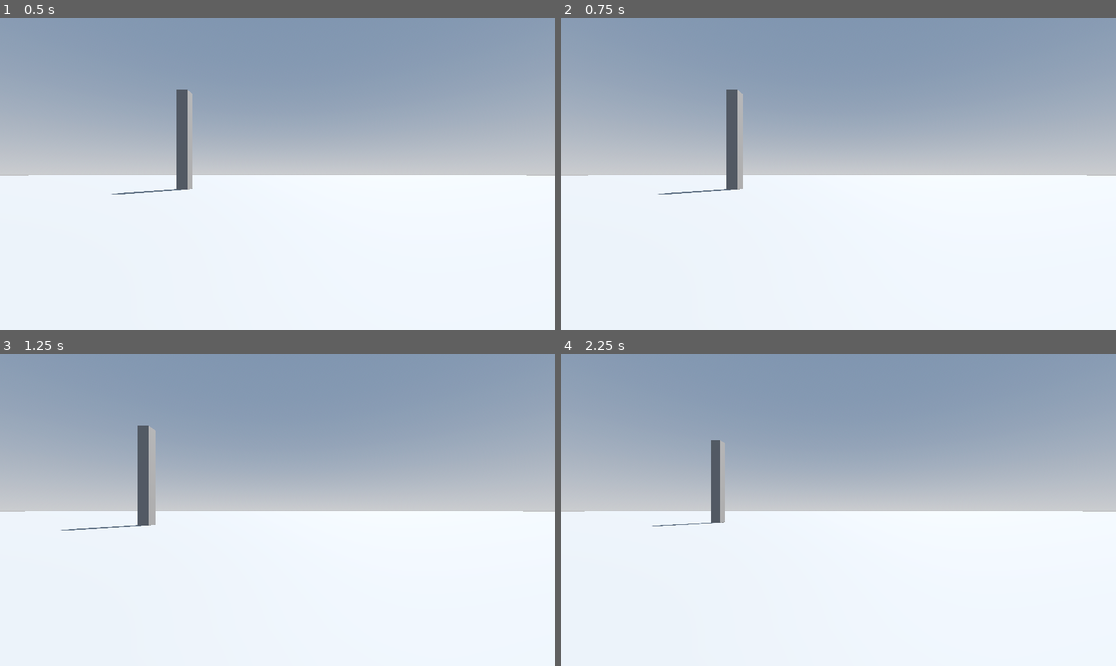
Above: before the commit, frames 1-4 (two rows, left to right).
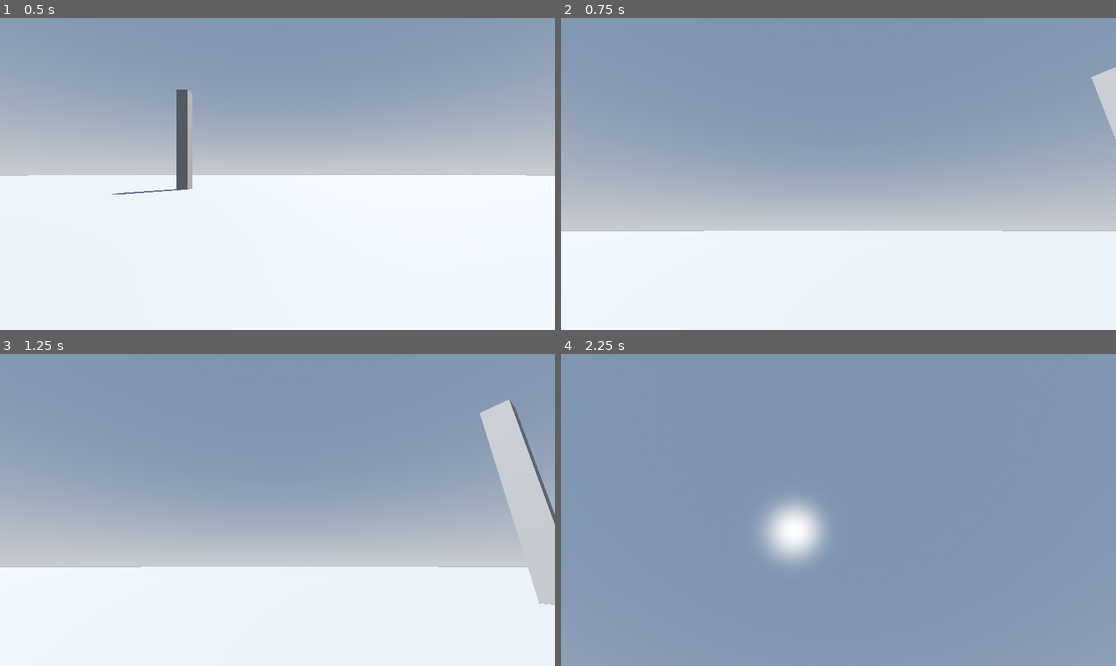
Above: after the commit, the same moments.

Repository: Rubix334/Extrica
Game: Godot game, scene res://level.tscn
Two runs of this game, one before a commit and one after it. Both use one fixed random seed, a clock stepped at 60 frames per second and the inputs below.
Inputs (mouse positions are in pixels of both pictures, inside the frame that each line leads up to):
- Up to frame 1 (0.5 s): no input
- Up to frame 2 (0.75 s): move the mouse to (960, 158) at 0.52 s; hold D (right) from 0.53 s (still down)
- Up to frame 3 (1.25 s): keep holding D (right)
- Up to frame 4 (2.25 s): move the mouse to (727, 525) at 1.27 s; release D (right) at 1.28 s; hold S (back) 1.28-2.03 s; move the mouse to (894, 441) at 2.02 s; hold D (right) from 2.03 s (still down)

Frame 1 is identical in both runs. In frame 2, 34% of the frame differs, in the area x 0-100%, y 15-69%; in frame 3, 35%; in frame 4, 73%, in the area x 0-100%, y 19-100%.

Commit message:
camera movement and debug cam added

Diff:
--- /dev/null
+++ b/Extrica/level.gd
@@ -0,0 +1,19 @@
+extends Node3D
+
+@onready var cam: Camera3D = $Camera3D
+
+@onready var player: CharacterBody3D = $Player
+
+# Called when the node enters the scene tree for the first time.
+func _ready() -> void:
+	pass # Replace with function body.
+
+
+# Called every frame. 'delta' is the elapsed time since the previous frame.
+func _process(delta: float) -> void:
+	_debug_camera()
+	pass
+
+func _debug_camera():
+	if Input.is_action_just_pressed("cam_DEBUG") and !cam.is_current():
+		cam.set_current(true)
--- a/Extrica/level.tscn
+++ b/Extrica/level.tscn
@@ -1,6 +1,7 @@
 [gd_scene format=3 uid="uid://bffs0yqr2jdrx"]
 
 [ext_resource type="PackedScene" uid="uid://ckudr8chj1kgo" path="res://player.tscn" id="1_u52ul"]
+[ext_resource type="Script" uid="uid://iee2u0lw37i4" path="res://level.gd" id="1_vonw3"]
 
 [sub_resource type="ProceduralSkyMaterial" id="ProceduralSkyMaterial_u52ul"]
 sky_horizon_color = Color(0.66224277, 0.6717428, 0.6867428, 1)
@@ -16,6 +17,7 @@
 glow_enabled = true
 
 [node name="Node3D" type="Node3D" unique_id=828185774]
+script = ExtResource("1_vonw3")
 
 [node name="WorldEnvironment" type="WorldEnvironment" parent="." unique_id=614403915]
 environment = SubResource("Environment_oi3di")
@@ -28,7 +30,7 @@
 use_collision = true
 size = Vector3(500, 1, 500)
 
-[node name="Node3D" parent="." unique_id=277564241 instance=ExtResource("1_u52ul")]
+[node name="Player" parent="." unique_id=277564241 instance=ExtResource("1_u52ul")]
 transform = Transform3D(1, 0, 0, 0, 1, 0, 0, 0, 1, 0, 2.1329927, 0)
 
 [node name="CSGBox3D3" type="CSGBox3D" parent="." unique_id=1299295948]
@@ -38,3 +40,6 @@
 [node name="CSGBox3D2" type="CSGBox3D" parent="." unique_id=1350853865]
 transform = Transform3D(1, 0, 0, 0, 1, 0, 0, 0, 1, 0, 4.547564, 16.53938)
 size = Vector3(1, 9.261658, 1)
+
+[node name="Camera3D" type="Camera3D" parent="." unique_id=565244860]
+transform = Transform3D(0.1716014, 0.30142975, -0.9379195, 0.0028882562, 0.95188355, 0.306446, 0.9851621, -0.05529552, 0.16247396, -19.38591, 11.244355, 0)
--- a/Extrica/player.gd
+++ b/Extrica/player.gd
@@ -4,9 +4,11 @@
 const SPEED = 5.0
 const JUMP_VELOCITY = 4.5
 @onready var camera: Camera3D = $Camera3D
-@onready var ray_cast_3d: RayCast3D = $RayCast3D
+@onready var ray: RayCast3D = $RayCast3D
 
-
+var look_dir : Vector2
+var camera_sens = 50
+var cap_mouse = false
 func _physics_process(delta: float) -> void:
 	# Add the gravity.
 	if not is_on_floor():
@@ -23,6 +25,23 @@
 		velocity.x = move_toward(velocity.x, 0, SPEED)
 		velocity.z = move_toward(velocity.z, 0, SPEED)
 
+	if Input.is_action_just_pressed("pause"):
+		cap_mouse = !cap_mouse
 
+		if cap_mouse:
+			Input.set_mouse_mode(Input.MOUSE_MODE_CAPTURED)
+		else:
+			Input.set_mouse_mode(Input.MOUSE_MODE_VISIBLE)
+	_rotate_camera(delta)
+	move_and_slide()
 
-	move_and_slide()
+func _input(event: InputEvent) -> void:
+	if event is InputEventMouseMotion:
+		look_dir = event.relative * 0.01
+
+func _rotate_camera(delta:float, sens_mod:float = 1.0):
+	#var input = Input.get_vector("look_left","look_right","look_down","look_up")
+	#look_dir += input
+	rotation.y -= look_dir.x * camera_sens * delta
+	camera.rotation.x = clamp(camera.rotation.x - look_dir.y * camera_sens * sens_mod * delta, -1.5, 1.5)
+	look_dir = Vector2.ZERO
--- a/Extrica/player.tscn
+++ b/Extrica/player.tscn
@@ -18,5 +18,5 @@
 [node name="Camera3D" type="Camera3D" parent="." unique_id=2043607812]
 transform = Transform3D(1, 0, 0, 0, 1, 0, 0, 0, 1, 0, 0.39342272, -0.19228959)
 
-[node name="RayCast3D" type="RayCast3D" parent="." unique_id=759197667]
-transform = Transform3D(3.2485108, 0, 0, 0, -4.6373884e-07, -2.9446046, 0, 10.609108, -1.2871276e-07, 0, 0.405226, -0.3780707)
+[node name="RayCast3D" type="RayCast3D" parent="Camera3D" unique_id=759197667]
+transform = Transform3D(3.2485108, 0, 0, 0, -4.6373884e-07, -2.9446046, 0, 10.609108, -1.2871276e-07, 0, 0.011803269, -0.18578112)
--- a/Extrica/project.godot
+++ b/Extrica/project.godot
@@ -1,3 +1,11 @@
+; Engine configuration file.
+; It's best edited using the editor UI and not directly,
+; since the parameters that go here are not all obvious.
+;
+; Format:
+;   [section] ; section goes between []
+;   param=value ; assign values to parameters
+
 config_version=5
 
 [application]
@@ -50,6 +58,16 @@
 "events": [Object(InputEventKey,"resource_local_to_scene":false,"resource_name":"","device":-1,"window_id":0,"alt_press …(192 unchanged characters)…
 ]
 }
+pause={
+"deadzone": 0.2,
+"events": [Object(InputEventKey,"resource_local_to_scene":false,"resource_name":"","device":-1,"window_id":0,"alt_pressed":false,"shift_pressed":false,"ctrl_pressed":false,"meta_pressed":false,"pressed":false,"keycode":0,"physical_keycode":4194305,"key_label":0,"unicode":0,"location":0,"echo":false,"script":null)
+]
+}
+cam_DEBUG={
+"deadzone": 0.2,
+"events": [Object(InputEventKey,"resource_local_to_scene":false,"resource_name":"","device":-1,"window_id":0,"alt_pressed":false,"shift_pressed":false,"ctrl_pressed":false,"meta_pressed":false,"pressed":false,"keycode":0,"physical_keycode":89,"key_label":0,"unicode":121,"location":0,"echo":false,"script":null)
+]
+}
 
 [physics]
 
Not shown, added: Extrica/level.gd.uid
Not shown, added: icgvzl8hyw3k-cctv-camera/camera.c4d
Not shown, added: icgvzl8hyw3k-cctv-camera/camera.obj
